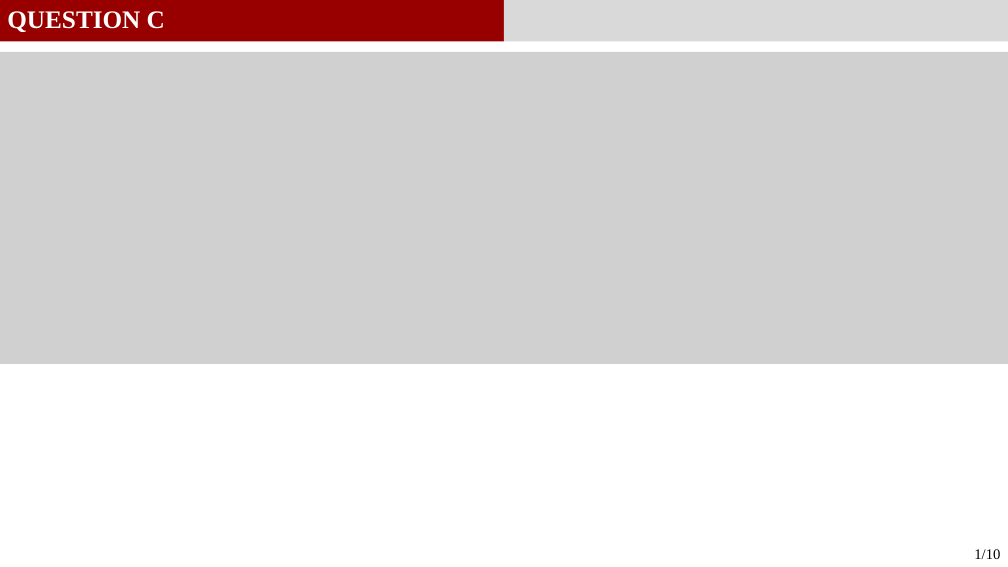
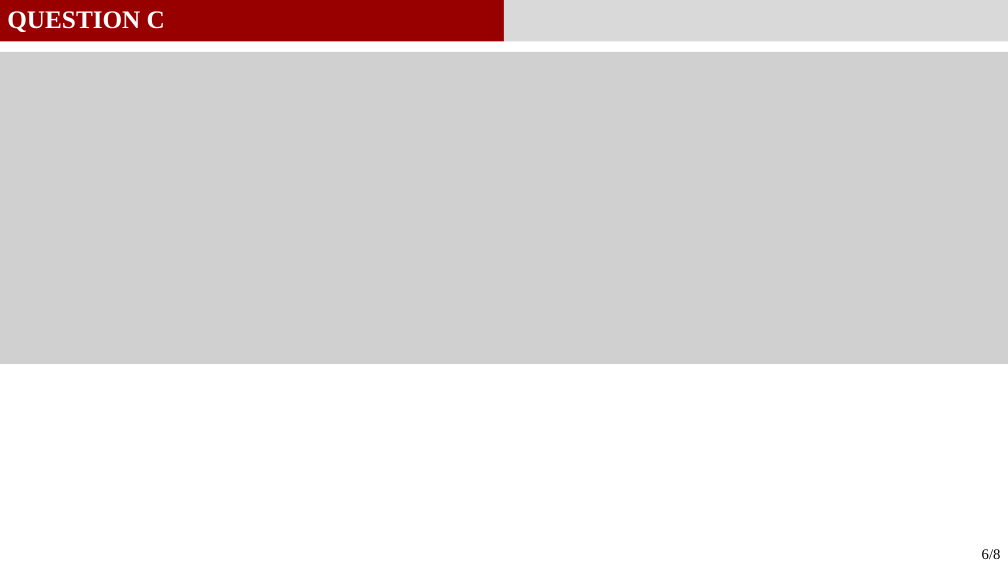
Before and after one commit to GauthierBRUNEL/MEC8211_devoir_3, a slide deck: slide 7 of doc/Rapport_Devoir3.pptx. Drawn at 1008x567 pixels with LibreOffice and Linux fonts; fonts in the diff are those of the drawing; grey boxes stand for pictures. Boxes give left, top, right and bottom in pixels: in the first picture for what was removed or moved away, otherwise in the second. Text is boxed around its words. In the diff, an @@ line names an element or a change of style, - is before the commit and + after.

```diff
--- a/doc/Rapport_Devoir3.pptx
+++ b/doc/Rapport_Devoir3.pptx
@@ text at (982,549,1001,559): text changed @@
-1/10
+6/8
```
Also in this commit, not shown: 7 other slides changed, 8 other files.
